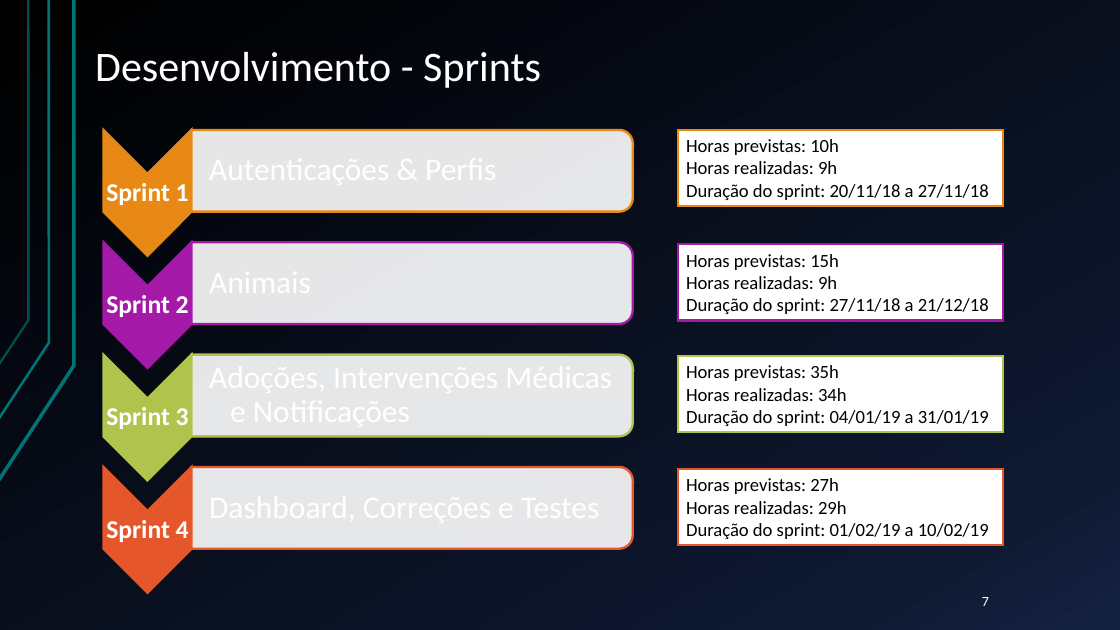
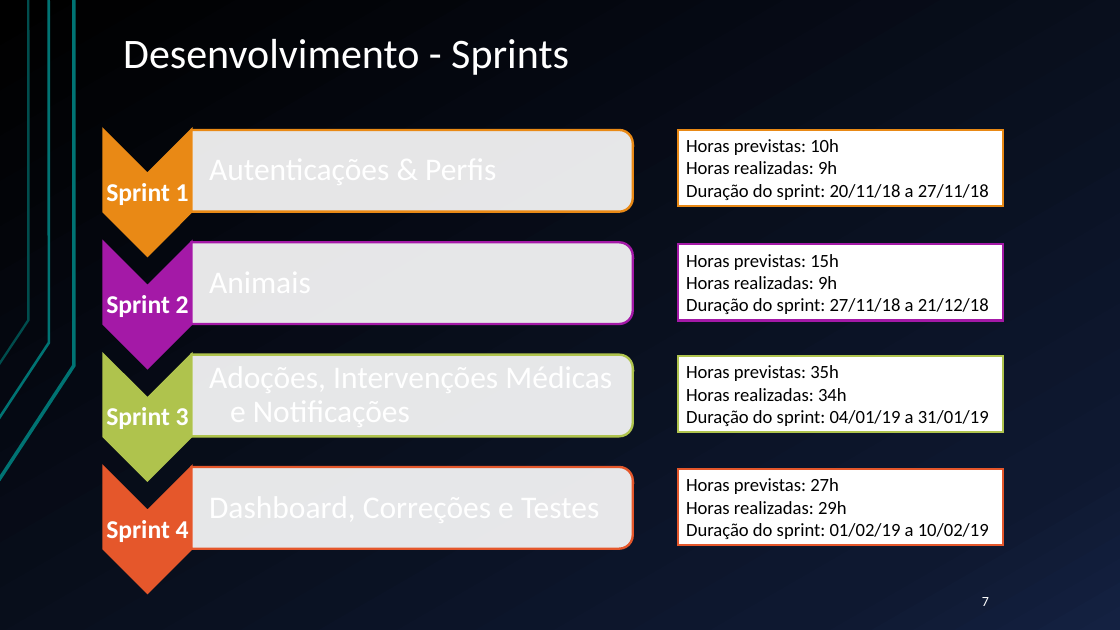
Before and after one commit to lodyny/ProjetoESW, a slide deck: slide 7 of Apresentacao.pptx. Drawn at 1120x630 pixels with LibreOffice and Linux fonts; fonts in the diff are those of the drawing. Boxes give left, top, right and bottom in pixels: in the first picture for what was removed or moved away, otherwise in the second. Text is boxed around its words. In the diff, an @@ line names an element or a change of style, - is before the commit and + after.

```diff
--- a/Apresentacao.pptx
+++ b/Apresentacao.pptx
@@ title "Desenvolvimento - Sprints" moved from (x1=95, y1=52, x2=541, y2=88) to (x1=123, y1=39, x2=569, y2=75) @@
```
Also in this commit, not shown: 1 other slide changed.
